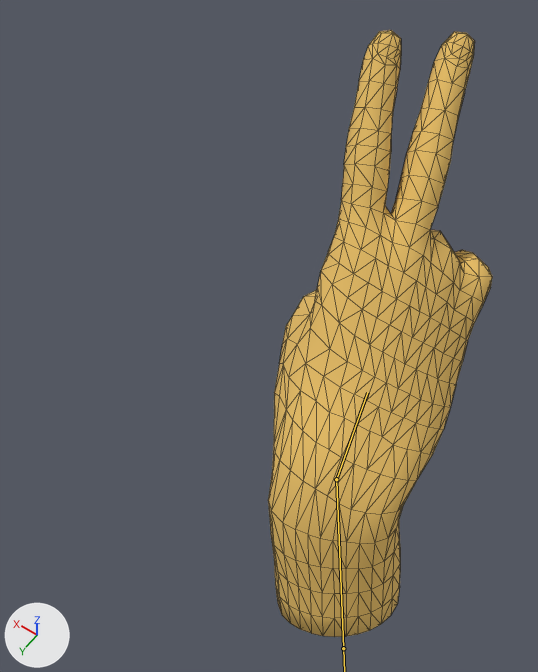
Two versions of the glTF model yubit.glb, one commit apart.
Both versions are drawn from a camera (50 mm lens) standing at (-0.066, 0.073, 0.304) and looking at (0.067, -0.114, 0.012). The lights are fixed; the arrows at lower left show +X, +Y and +Z. The picture after the commit comes second. Both versions are drawn at frame 10 of the action 'リ'; the numbers are the values there. The bones that change are drawn over the model as lines. Mesh edges are drawn as thin lines.

Names of what the first picture shows: 'Hand  - Realistic'.
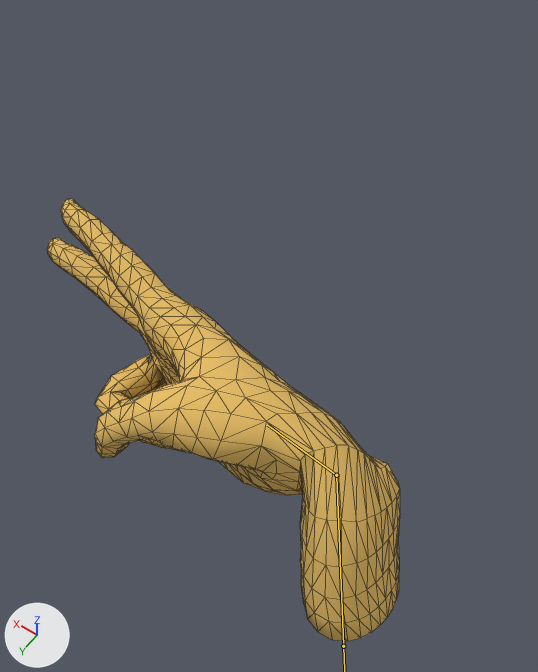
What differs and where, as boxes (x1, y1, x2, y2) in the pictures (538 x 672 px):
'Hand  - Realistic', posed (57% wider, 27% shorter)
    before: (268, 30, 492, 637)
    after: (47, 199, 400, 642)
bone 'DEF-forearm.R.001', root to tip
    before: (343, 648) to (336, 479)
    after: (343, 646) to (336, 475)
bone 'DEF-hand.R', root to tip
    before: (336, 479) to (367, 392)
    after: (336, 475) to (267, 425)

Patch to the scene script:
```diff
--- a/yubit.glb.py
+++ b/yubit.glb.py
@@ bone_def_upper_arm_r_001 @@
 bone_def_upper_arm_r_001 = bpy.data.objects['rig'].pose.bones['DEF-upper_arm.R.001']  # child of 'DEF-upper_arm.R'
-bone_def_upper_arm_r_001.rotation_quaternion = (0.981, 0.0, -0.194, 0.0)  # degrees (0, -22, 0)
+bone_def_upper_arm_r_001.rotation_quaternion = (0.985, 0.0, -0.17, 0.0)  # degrees (0, -20, 0)
@@ bone_def_forearm_r @@
 bone_def_forearm_r = bpy.data.objects['rig'].pose.bones['DEF-forearm.R']  # child of 'DEF-upper_arm.R.001'
-bone_def_forearm_r.rotation_quaternion = (0.249, -0.045, -0.322, -0.912)  # degrees (36, -14, -154)
+bone_def_forearm_r.rotation_quaternion = (0.291, 0.104, -0.296, -0.904)  # degrees (37, 1, -144)
@@ bone_def_forearm_r_001 @@
 bone_def_forearm_r_001 = bpy.data.objects['rig'].pose.bones['DEF-forearm.R.001']  # child of 'DEF-forearm.R'
-bone_def_forearm_r_001.rotation_quaternion = (0.999, 0.0, 0.045, 0.0)  # degrees (0, 5, 0)
+bone_def_forearm_r_001.rotation_quaternion = (0.896, 0.0, 0.444, 0.0)  # degrees (0, 53, 0)
@@ bone_def_hand_r @@
 bone_def_hand_r = bpy.data.objects['rig'].pose.bones['DEF-hand.R']  # child of 'DEF-forearm.R.001'
-bone_def_hand_r.rotation_quaternion = (0.916, 0.244, 0.057, 0.315)  # degrees (29, -3, 37)
+bone_def_hand_r.rotation_quaternion = (0.616, 0.322, 0.459, 0.553)  # degrees (68, 12, 92)
```
